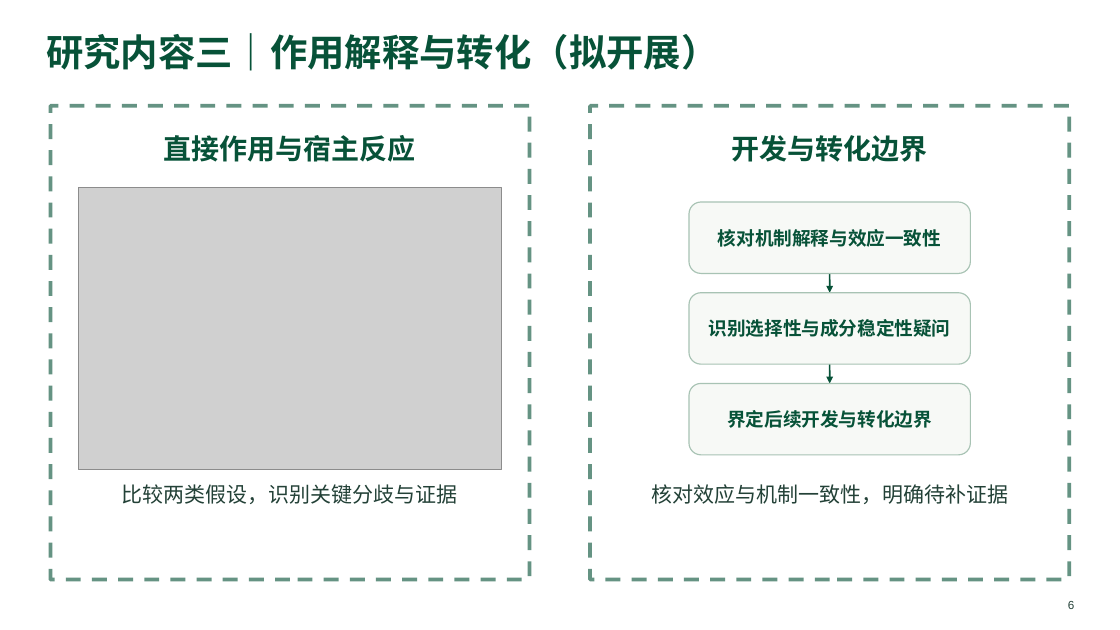
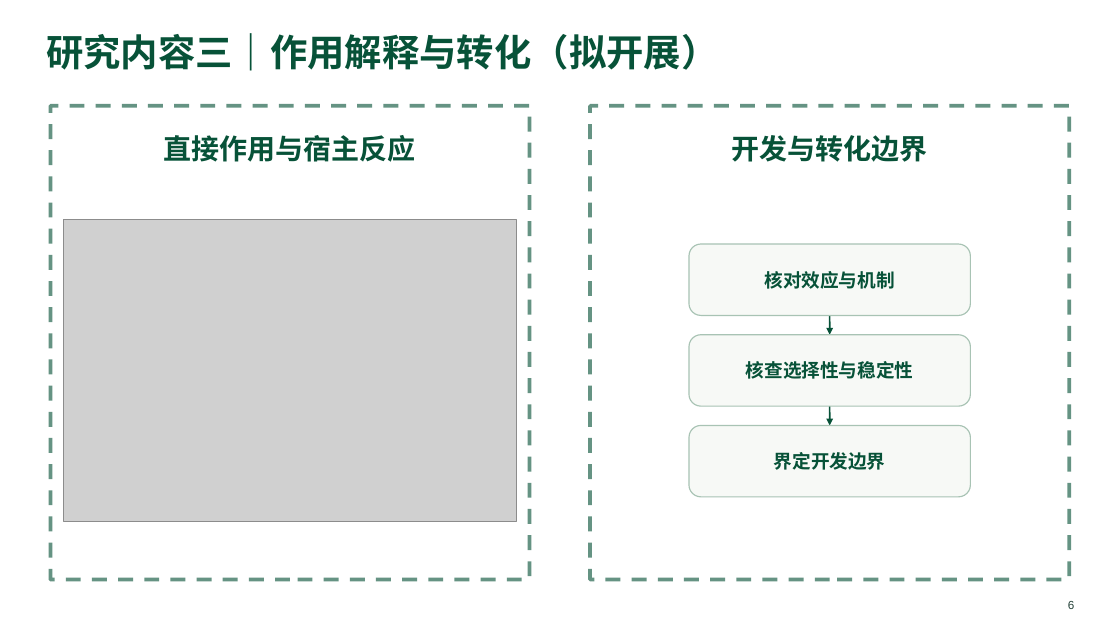
Before and after one commit to yetong0516/research-slide-workflow, a slide deck: slide 6 of examples/natural-antiviral/example.pptx. Drawn at 1120x630 pixels with LibreOffice and Linux fonts; fonts in the diff are those of the drawing; grey boxes stand for pictures. Boxes give left, top, right and bottom in pixels: in the first picture for what was removed or moved away, otherwise in the second. Text is boxed around its words. In the diff, an @@ line names an element or a change of style, - is before the commit and + after.

```diff
--- a/examples/natural-antiviral/example.pptx
+++ b/examples/natural-antiviral/example.pptx
@@ picture: place and size @@
-picture at bbox=[78, 187, 502, 470]
+picture at bbox=[64, 220, 516, 522]
@@ text at bbox=[765, 271, 895, 289]: text changed @@
-核对机制解释与效应一致性
+核对效应与机制
@@ text at bbox=[746, 361, 913, 379]: text changed @@
-识别选择性与成分稳定性疑问
+核查选择性与稳定性
@@ 3 rounded rectangles, 2 arrows: place and size @@
-3 rounded rectangles, 2 arrows at bbox=[689, 202, 970, 455]
+3 rounded rectangles, 2 arrows at bbox=[689, 244, 970, 497]
@@ text at bbox=[774, 452, 886, 470]: text changed @@
-界定后续开发与转化边界
+界定开发边界
@@ text removed at bbox=[122, 484, 458, 504] @@
-比较两类假设，识别关键分歧与证据
@@ text removed at bbox=[651, 484, 1008, 504] @@
-核对效应与机制一致性，明确待补证据
```
Also in this commit, not shown: 3 other slides changed, 12 other files.
